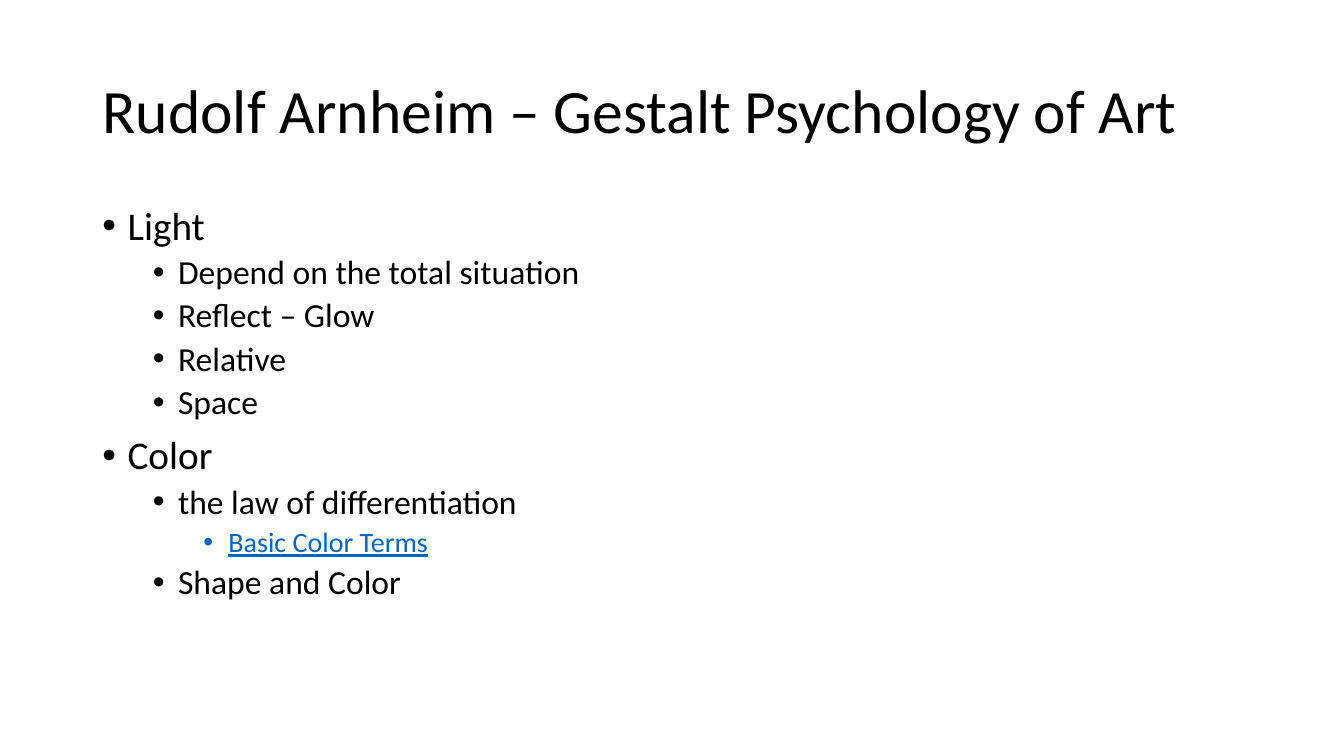
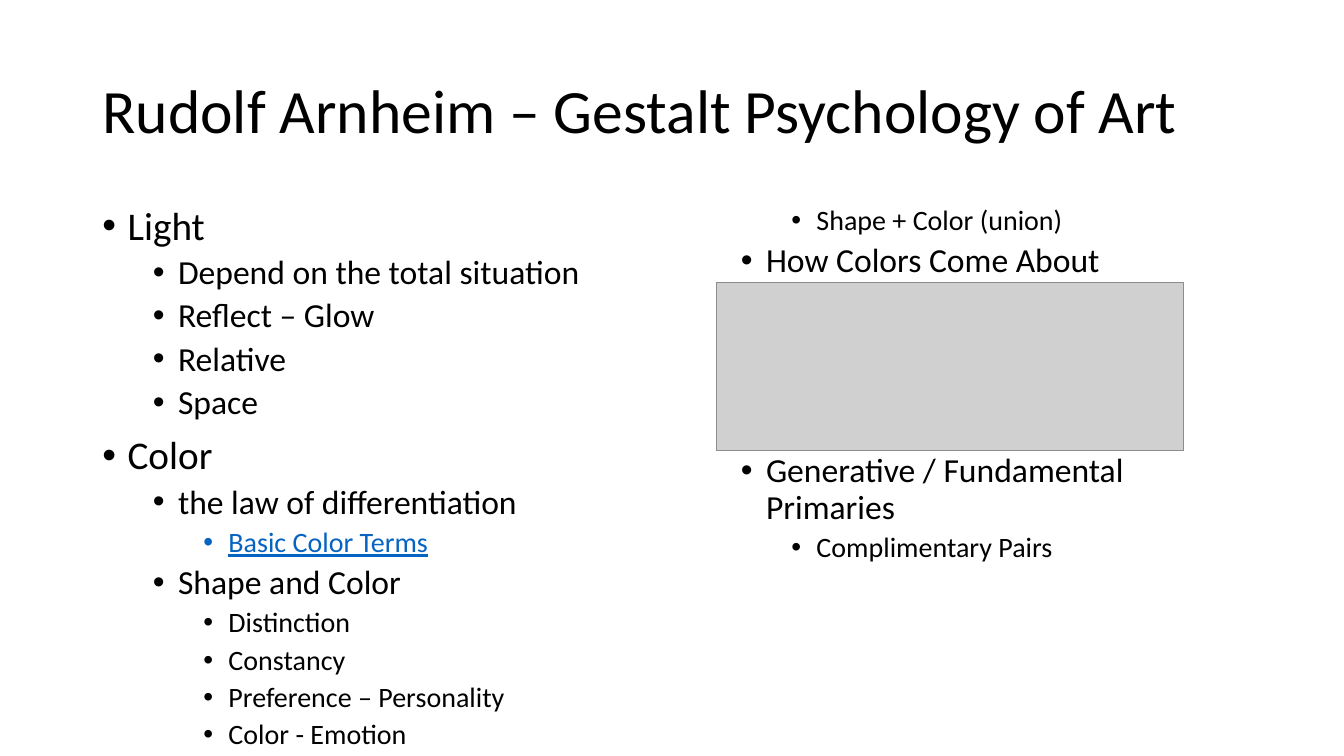
Before and after one commit to PatriciaXiao/Conclusion, a slide deck: slide 13 of Conclusion.pptx. Drawn at 1344x756 pixels with LibreOffice and Linux fonts; fonts in the diff are those of the drawing; grey boxes stand for pictures. Boxes give left, top, right and bottom in pixels: in the first picture for what was removed or moved away, otherwise in the second. Text is boxed around its words. In the diff, an @@ line names an element or a change of style, - is before the commit and + after.

```diff
--- a/Conclusion.pptx
+++ b/Conclusion.pptx
@@ text added at bbox=[766, 209, 1124, 562], 24 pt, text #000000 @@
+    • Shape + Color (union)
+  • How Colors Come About
+  • Generative / Fundamental Primaries
+    • Complimentary Pairs
@@ picture added at bbox=[717, 283, 1183, 452] @@
@@ text at bbox=[228, 612, 504, 745]: paragraphs added @@
+    • Distinction
+    • Constancy
+    • Preference – Personality
+    • Color - Emotion
```
Also in this commit, not shown: 2 other files.
